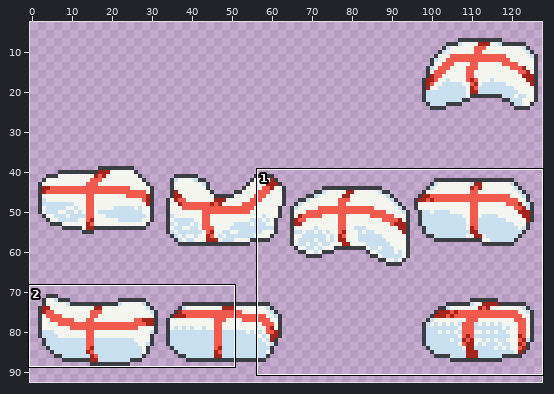
One commit to this sprite sheet: Assets/img/present.png. Above, an overview of the earlier version with the close-up marked.
Close-up. Before:
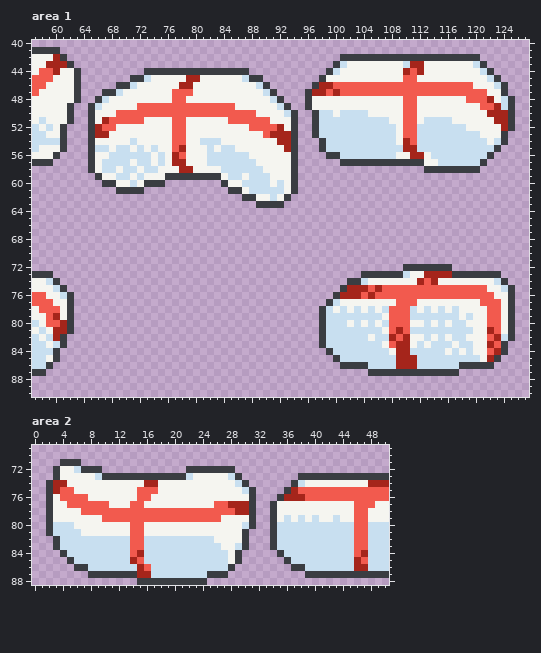
The file is 128x128 pixels. Colours within 5 levels of each other are drawn and written as one. Shown: area 1: x 57..127, y 40..90; area 2: x 0..50, y 69..88. The old version is drawn lined up with the new one. The wide view leaves out empty margins. The commit also changed other parts of the picture, which this record leaves out.
After:
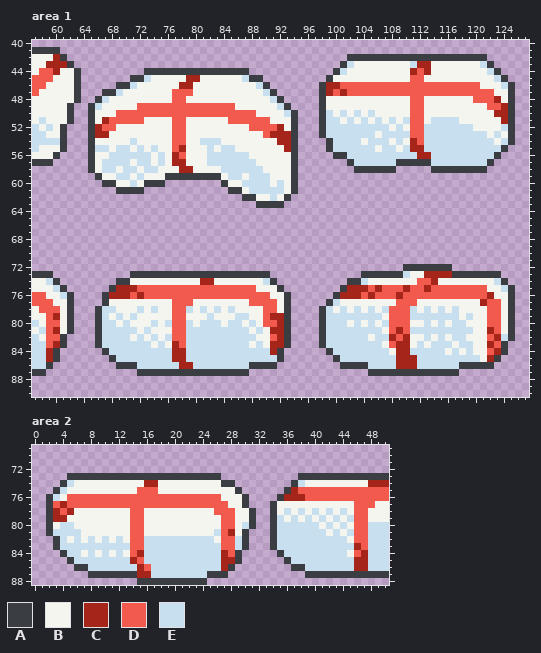
Palette (. is transparent): A #3a3d42  B #f5f5f0  C #a5251b  D #f25a4e  E #c8dff0
The edit:
drawings rearranged on the sheet (the old picture shows each at its new place; 1 dropped ones are not shown)
Changed rows in their new state; - is an unchanged pixel.
Area 1:
first column x 96:
42 -----.-------------------A----
43 ----.AE-------BE-C------BEA---
44 ---.AE--------BCDC-------BEA--
45 --.A----------B-D---------BEA-
46 -.A-C-------------------D--BEA
47 ..ACDC--------------------D-BA
48 ..A-----------B-D------B--DCB-
49 ..A-----------B-D--------B-DC-
50 -.A---B-BE----B-D---------B---
51 -.A--B-B-B-BE-E-DB---E-----B--
52 -.A---------BEB-D------E----E-
53 -.A-------B--EE-D--------E-EBA
54 --.A----B---BEBCD---------EBEA
55 --.A------B--BE-C----------EA-
56 ---.-A-------EEE-C--------EA--
57 -----.-EEEEEE----AE------EA---
58 -------AAAAAA----.-------A----
first column x 59:
73 ------------AAAAAAAAAAAAAAAAAAAA--------------------------------
74 ----------AABBBBBBBBBBCCBBBBBBBEA--------------------D----------
75 ---------ACCCDDDDDDDDDDDDDDDDDBBBA-----------------C--C---------
76 --------ACCCDCDDDDDDDDDDDDDDDDDDBBA---------------C------------C
77 --------ABBBBBBBBBDDDBBBBBBBBDDDDBA---------------------------C-
78 -------AEEBBBEBEBBDDEBEBEBEBBBBDDBA-----------------------------
79 -------AEBEBEBBBBBDDBBBEBBBEEBBDCCA-----------------------------
80 --B----AEEBEBBBEBEDDEBEEEBEEBEBDDCA-----------------------------
81 D-B----AEEEEEBEBBBDDEEEEEEEEEBEBCCA-----------------------------
82 DD-----AEEEEBEBEBEDDEEEEEEEEEEBBDCA-----------------------------
83 DC-----AEEEEEEEBEBCDEEEEEEEEEBEBCCA-----------------------------
84 C-------AEEEEEEEEECCEEEEEEEEEEEECA------------------------------
85 C--------AEEEEEEEECCEEEEEEEEEEEEEA------------------------------
86 ----------AAAEEEEEECCEEEEEEEEAAAA-------------------------------
87 -------------AAAAAAAAAAAAAAAA-----------------------------------
Area 2:
first column x 2:
71 --...-----------------------------------------
72 -.......------------.......-------------------
73 -..AAAAA------------AAAAA...------------------
74 ..AE---------------------AA..-----------------
75 .AEB-----------------------A..----------------
76 -EB---DDDDDDD--DDDDDDDDDD---A.----------------
77 -DC------DDD--DDDDDDDDDD--BBA.----------------
78 -CDC-BBBBBBB--BBBBBBBBBB---BB-----E-E-E-E-E---
79 -CC-----BBBB--BBBBBBBBBBBDD------EBEBEBE---E--
80 -B-----------------------DD------------B-B-B--
81 ------------------------EDC-------------B-B---
82 ---B-B-B-B-B-------------DDE---------------B--
83 -------------------------DD-----------------C-
84 -----B-B-B-B-------------CD----------------B--
85 -------------------------CC------------------C
86 -------------------------C--------------------
Where, in picture pixels (left, top, right, bottom), the same in both close-ups:
changed: (305, 54, 515, 173)
added: (95, 271, 291, 376)
changed: (396, 278, 431, 299)
changed: (480, 292, 494, 306)
changed: (46, 320, 67, 362)
changed: (46, 459, 368, 571)
